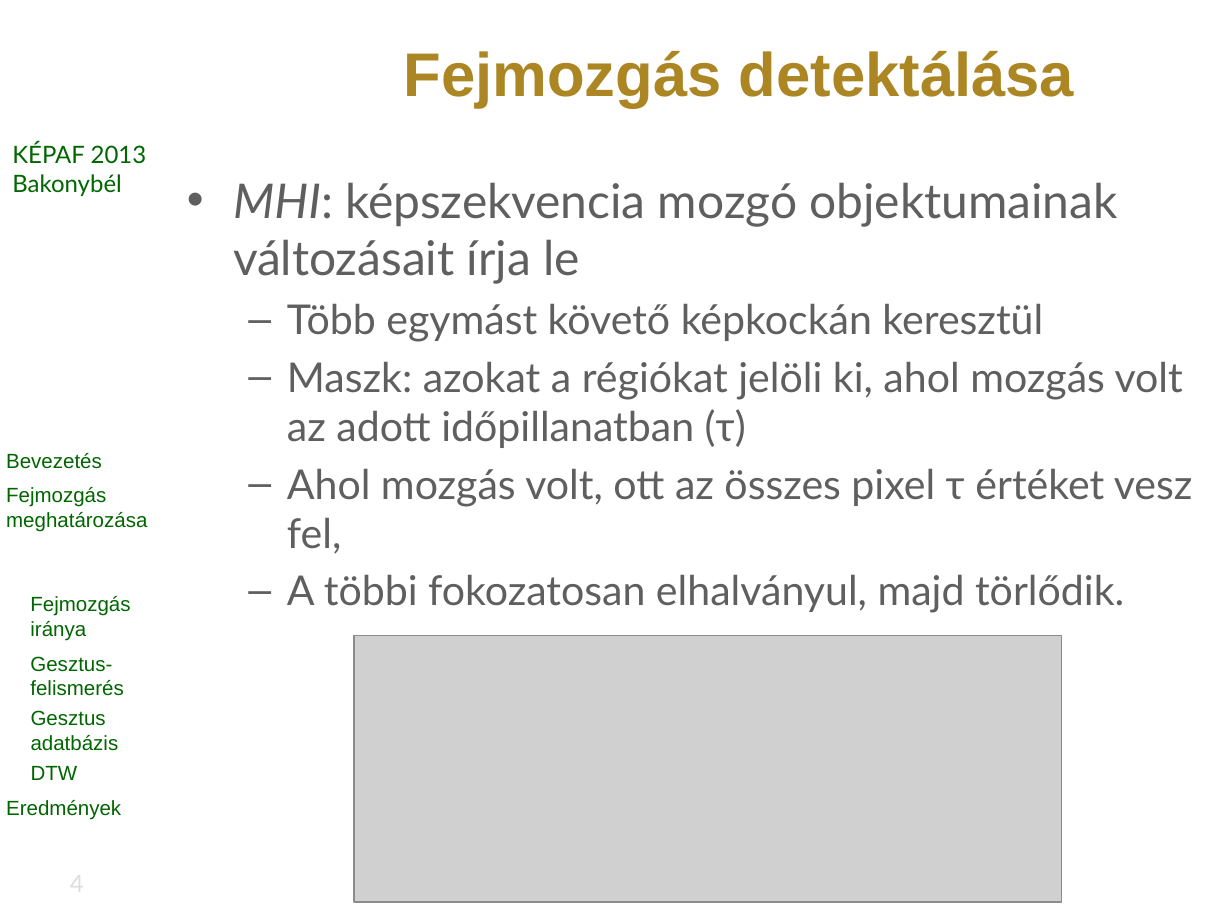
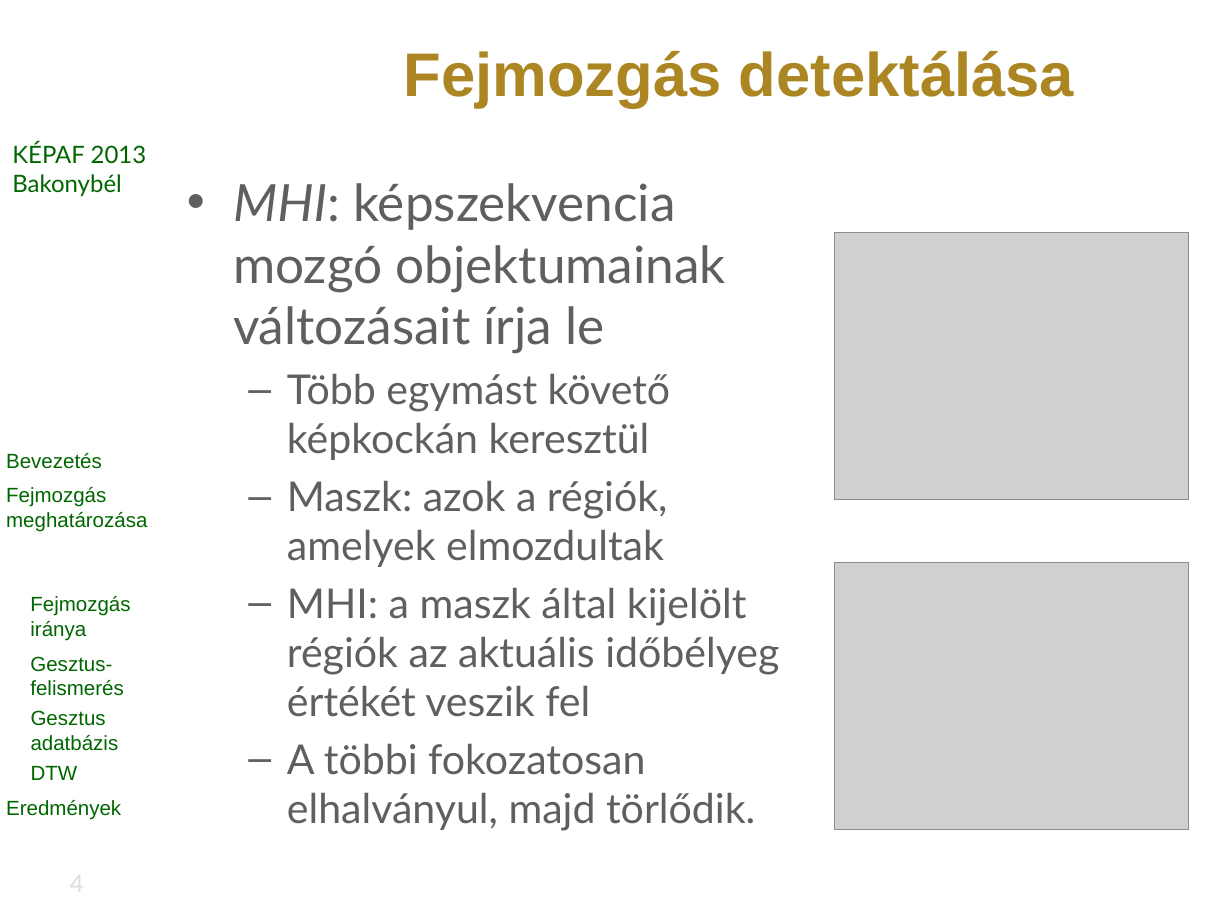
Before and after one commit to vohoaiviet/face-gesture-api, a slide deck: slide 4 of HeadMovement/research/kepaf/ppt/bertok.kornel.kepaf.2013.pptx. Drawn at 1232x924 pixels with LibreOffice and Linux fonts; fonts in the diff are those of the drawing; grey boxes stand for pictures; background and template pictures are left out. Boxes give left, top, right and bottom in pixels: in the first picture for what was removed or moved away, otherwise in the second. Text is boxed around its words. In the diff, an @@ line names an element or a change of style, - is before the commit and + after.

```diff
--- a/HeadMovement/research/kepaf/ppt/bertok.kornel.kepaf.2013.pptx
+++ b/HeadMovement/research/kepaf/ppt/bertok.kornel.kepaf.2013.pptx
@@ text at (x1=233, y1=183, x2=726, y2=354): size 28 to 30 pt in "MHI: képszekvencia mozgó objektumainak változásait írja le" @@
@@ picture added at (x1=834, y1=233, x2=1188, y2=500) @@
@@ text at (x1=287, y1=480, x2=779, y2=717): text changed @@
-  – Maszk: azokat a régiókat jelöli ki, ahol mozgás volt az adott időpillanatban (τ)
-  – Ahol mozgás volt, ott az összes pixel τ értéket vesz fel,
+  – Maszk: azok a régiók, amelyek elmozdultak
+  – MHI: a maszk által kijelölt régiók az aktuális időbélyeg értékét veszik fel
@@ picture added at (x1=834, y1=563, x2=1188, y2=830) @@
@@ picture removed at (x1=354, y1=636, x2=1061, y2=903) @@
```
Also in this commit, not shown: 13 other slides changed.
